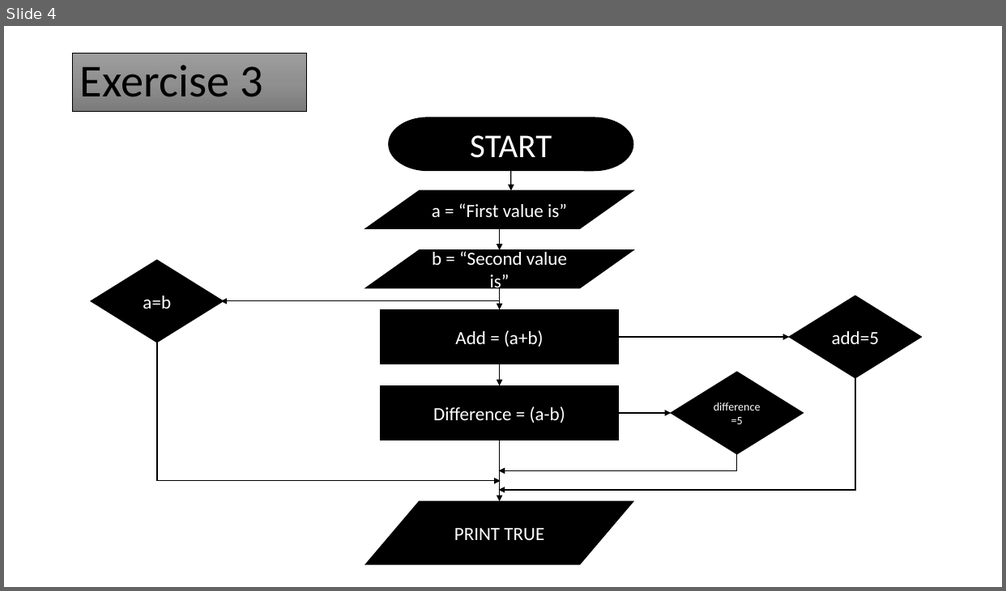
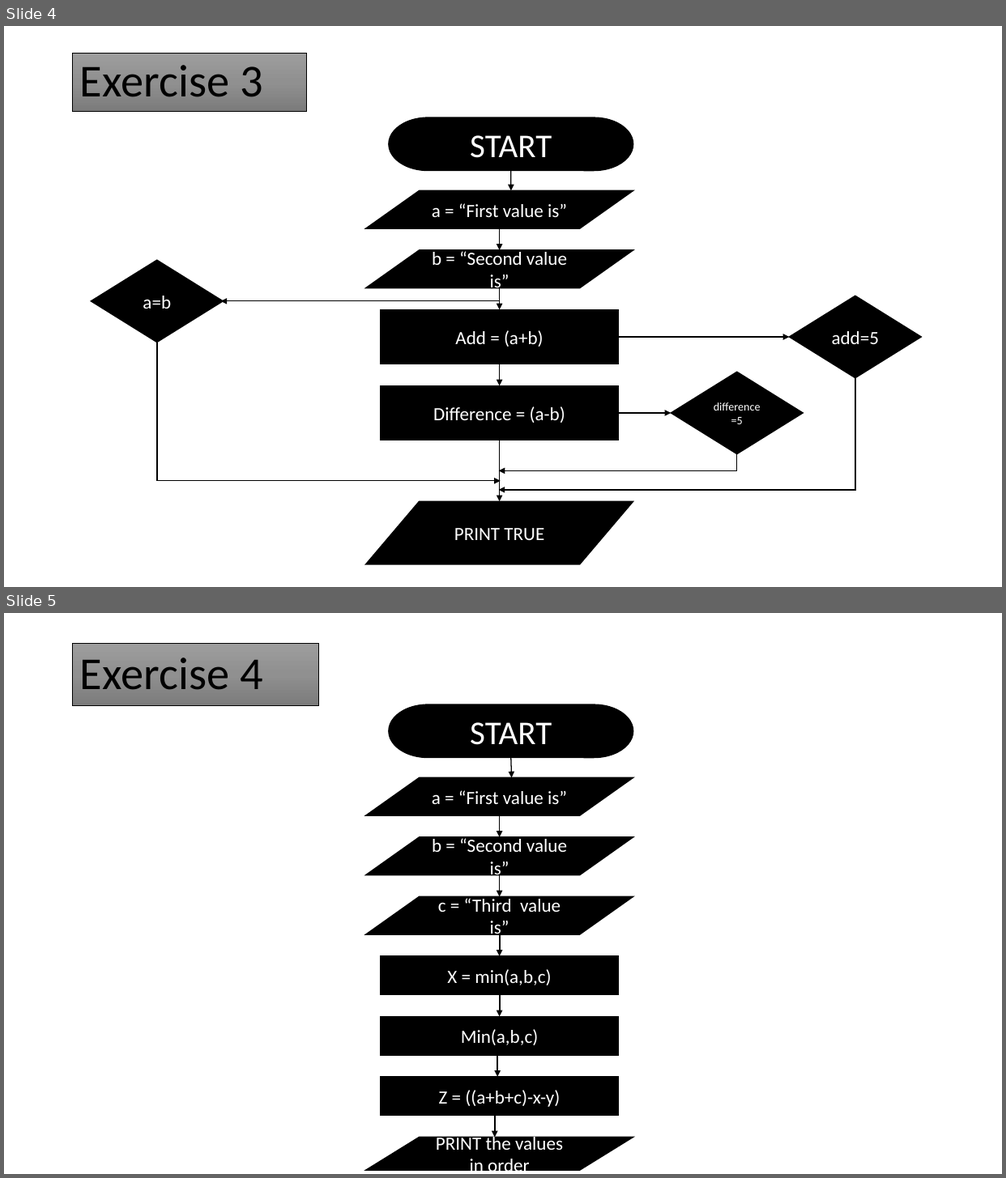
Before and after one commit to Solexi/frontend_course, a slide deck: Sophia's Flowchart.pptx. Shown one above the other, each under a label of ours: slide 4 before the commit, slides 4 and 5 after it. The pictures are 1006x591 and 1006x1178 pixels, drawn with LibreOffice and Linux fonts; fonts in the diff are those of the drawing. Boxes give left, top, right and bottom in pixels: in the first picture for what was removed or moved away, otherwise in the second. Text is boxed around its words. In the diff, an @@ line names an element or a change of style, - is before the commit and + after.

```diff
--- a/Sophia's Flowchart.pptx
+++ b/Sophia's Flowchart.pptx
@@ slide 5 added at box(4, 613, 1002, 1174), background #FFFFFF @@
@@ title added at box(73, 643, 318, 706), fill gradient #9D9D9D to #909090 to #7C7C7C, outline #000000 0.5 pt, 44 pt, text #000000 @@
+Exercise 4
@@ pill shape added at box(389, 705, 633, 757), fill #000000, outline #000000 1 pt, 32 pt, text #FFFFFF @@
+START
@@ arrow added from (511, 757) to (512, 777), #000000 1 pt @@
@@ flow chart input output added at box(365, 777, 633, 815), fill #000000, outline #000000 1 pt, 18 pt, text #FFFFFF @@
+a = “First value is”
@@ arrow added from (500, 815) to (500, 837), #000000 1 pt @@
@@ flow chart input output added at box(365, 837, 633, 875), fill #000000, outline #000000 1 pt, 18 pt, text #FFFFFF @@
+b = “Second value is”
@@ arrow added from (500, 875) to (500, 897), #000000 1 pt @@
@@ flow chart input output added at box(365, 897, 633, 935), fill #000000, outline #000000 1 pt, 18 pt, text #FFFFFF @@
+c = “Third value is”
@@ arrow added from (500, 935) to (500, 956), #000000 1.5 pt @@
@@ rectangle added at box(381, 956, 618, 995), fill #000000, outline #000000 1 pt, 18 pt, text #FFFFFF @@
+X = min(a,b,c)
@@ arrow added from (500, 995) to (500, 1016), #000000 1.5 pt @@
@@ rectangle added at box(381, 1016, 618, 1055), fill #000000, outline #000000 1 pt, 18 pt, text #FFFFFF @@
+Min(a,b,c)
@@ arrow added from (497, 1055) to (497, 1077), #000000 1.5 pt @@
@@ rectangle added at box(381, 1077, 618, 1116), fill #000000, outline #000000 1 pt, 18 pt, text #FFFFFF @@
+Z = ((a+b+c)-x-y)
@@ arrow added from (495, 1116) to (495, 1138), #000000 1.5 pt @@
@@ flow chart input output added at box(365, 1138, 633, 1171), fill #000000, outline #000000 1 pt, 18 pt, text #FFFFFF @@
+PRINT the values in order
```
Also in this commit, not shown: 1 slide changed, 1 other slide added.
